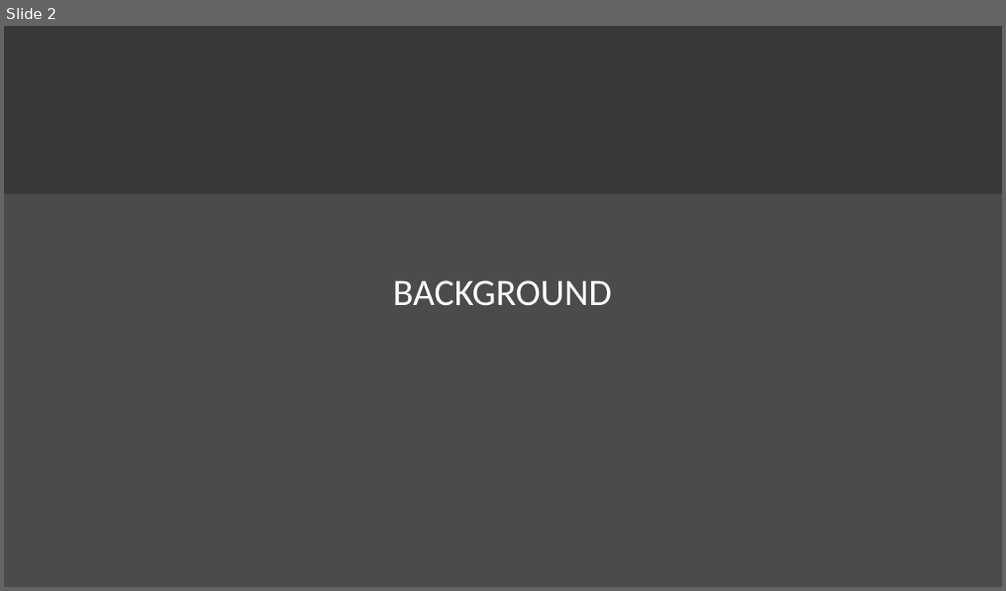
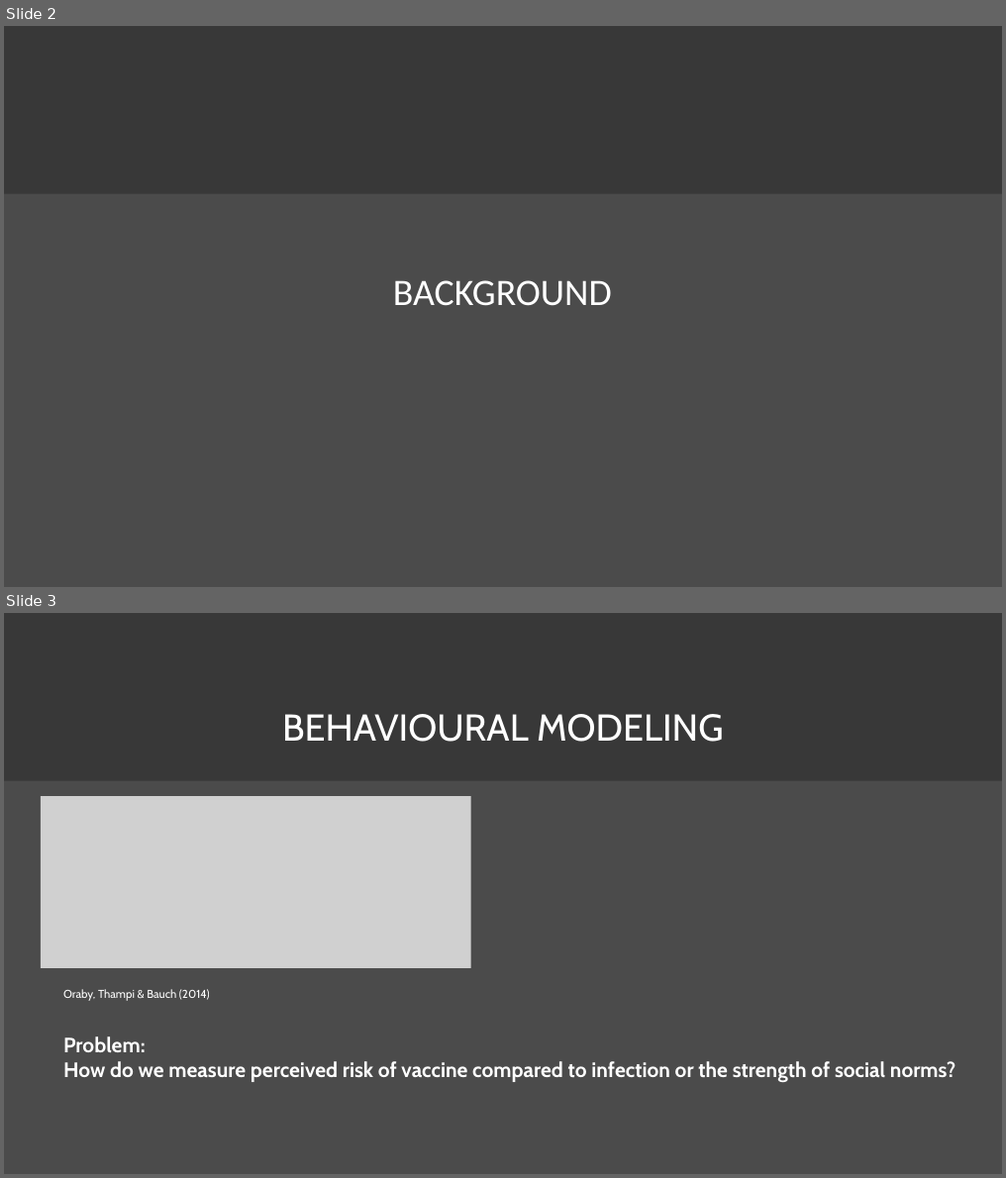
Before and after one commit to bkuwahara/predicting-2ndwaves-udes, a slide deck: papers/seminar.pptx. Shown one above the other, each under a label of ours: slide 2 before the commit, slides 2 and 3 after it. The pictures are 1006x591 and 1006x1178 pixels, drawn with LibreOffice and Linux fonts; fonts in the diff are those of the drawing; grey boxes stand for pictures; background and template pictures are left out. Boxes give left, top, right and bottom in pixels: in the first picture for what was removed or moved away, otherwise in the second. Text is boxed around its words. In the diff, an @@ line names an element or a change of style, - is before the commit and + after.

```diff
--- a/papers/seminar.pptx
+++ b/papers/seminar.pptx
@@ slide 3 added at box(4, 613, 1002, 1174), background picture (left out) @@
@@ rectangle added at box(4, 613, 1002, 781), fill #383838 @@
@@ title added at box(282, 714, 724, 742), 36 pt, text #FFFFFF @@
+BEHAVIOURAL MODELING
@@ picture added at box(41, 796, 471, 968) @@
@@ text added at box(63, 989, 210, 1001), 11 pt, text #FFFFFF @@
+Oraby, Thampi & Bauch (2014)
@@ text added at box(63, 1037, 955, 1082), 20 pt, text #FFFFFF, bold @@
+Problem:
+How do we measure perceived risk of vaccine compared to infection or the strength of social norms?
```
Also in this commit, not shown: 1 slide changed, 4 other slides added, 1 slide removed.
